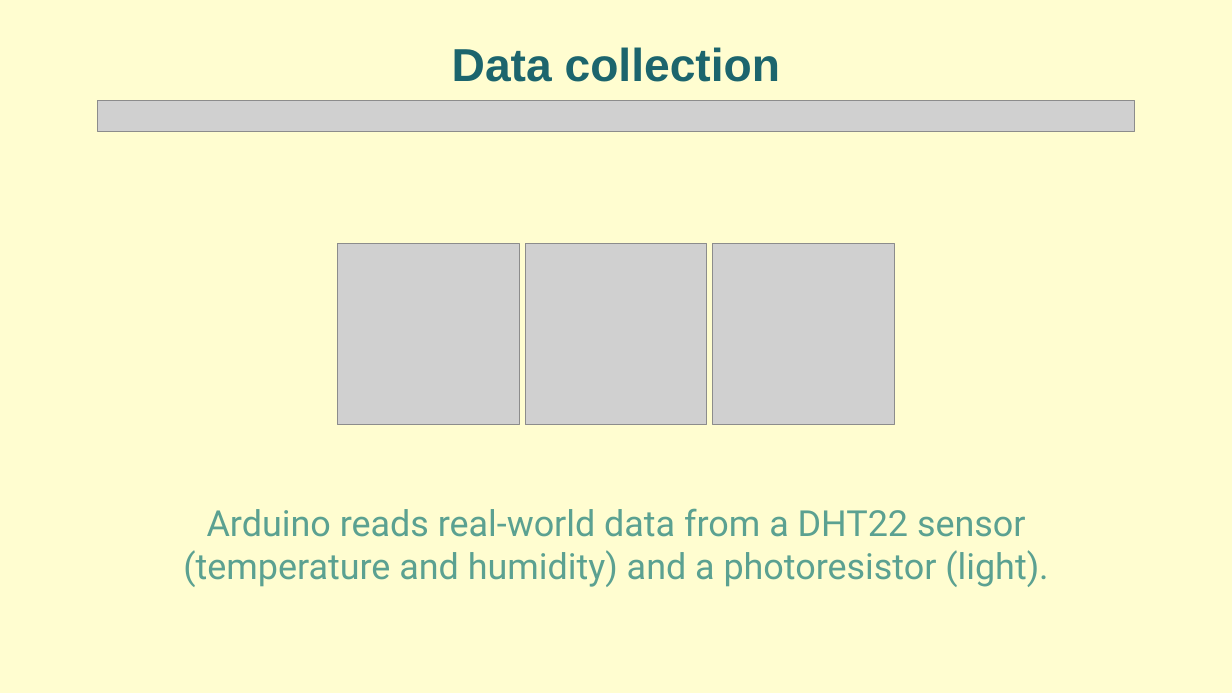
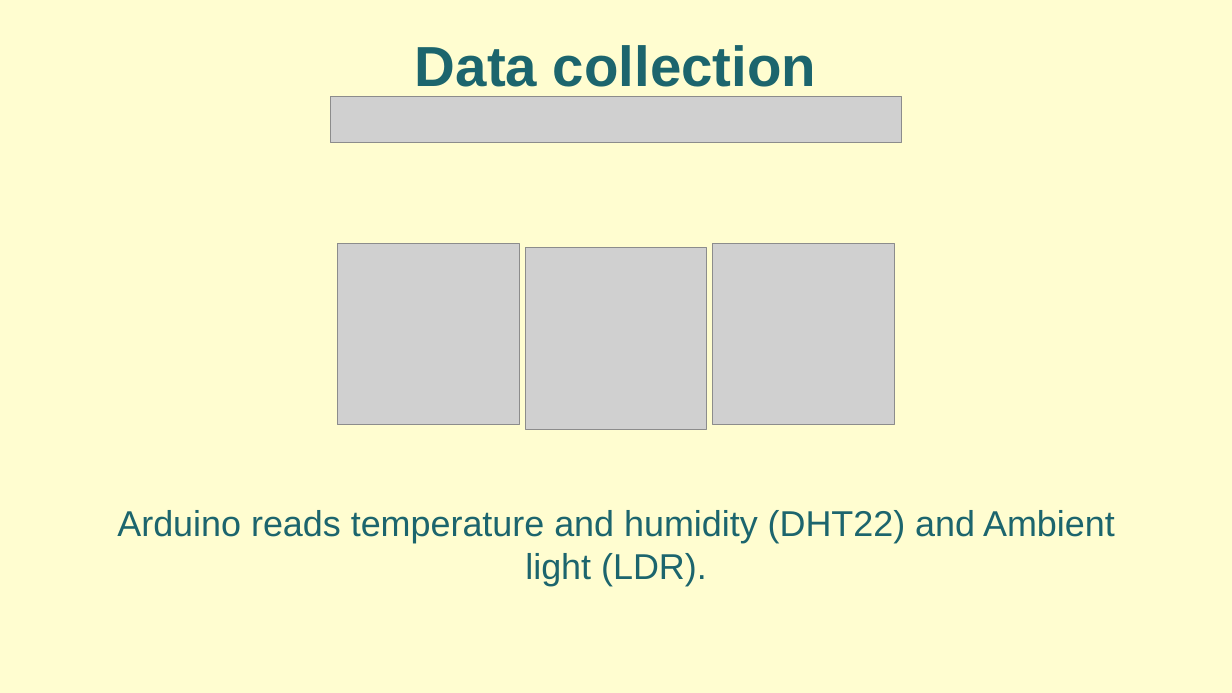
Before and after one commit to Ciorpy/G.A.I.A.-CMLS-2025, a slide deck: slide 8 of GAIA.pptx (slide 10 before the commit). Drawn at 1232x693 pixels with LibreOffice and Linux fonts; fonts in the diff are those of the drawing; grey boxes stand for pictures. Boxes give left, top, right and bottom in pixels: in the first picture for what was removed or moved away, otherwise in the second. Text is boxed around its words. In the diff, an @@ line names an element or a change of style, - is before the commit and + after.

```diff
--- a/GAIA.pptx
+++ b/GAIA.pptx
@@ text "Data collection" at [415, 45, 816, 87]: size 36 to 44 pt @@
@@ picture removed at [97, 100, 1135, 131] @@
@@ picture added at [330, 96, 901, 142] @@
@@ picture: place and size @@
-picture at [525, 243, 707, 425]
+picture at [525, 248, 707, 430]
@@ text at [117, 510, 1115, 586]: text changed; font Roboto to Arial; text colour #5BA191 to #1C656D @@
-Arduino reads real-world data from a DHT22 sensor (temperature and humidity) and a photoresistor (light).
+Arduino reads temperature and humidity (DHT22) and Ambient light (LDR).
```
Also in this commit, not shown: 27 other slides changed, 2 slides added, 5 slides removed, 5 other files.
